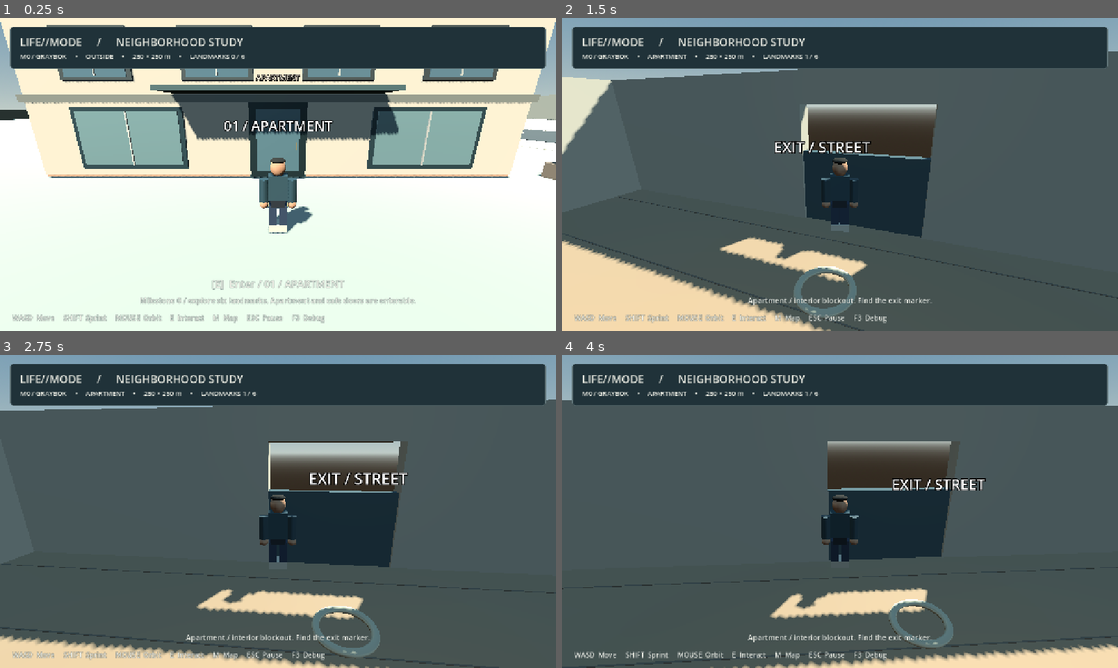
Above: before the commit, frames 1-4 (two rows, left to right).
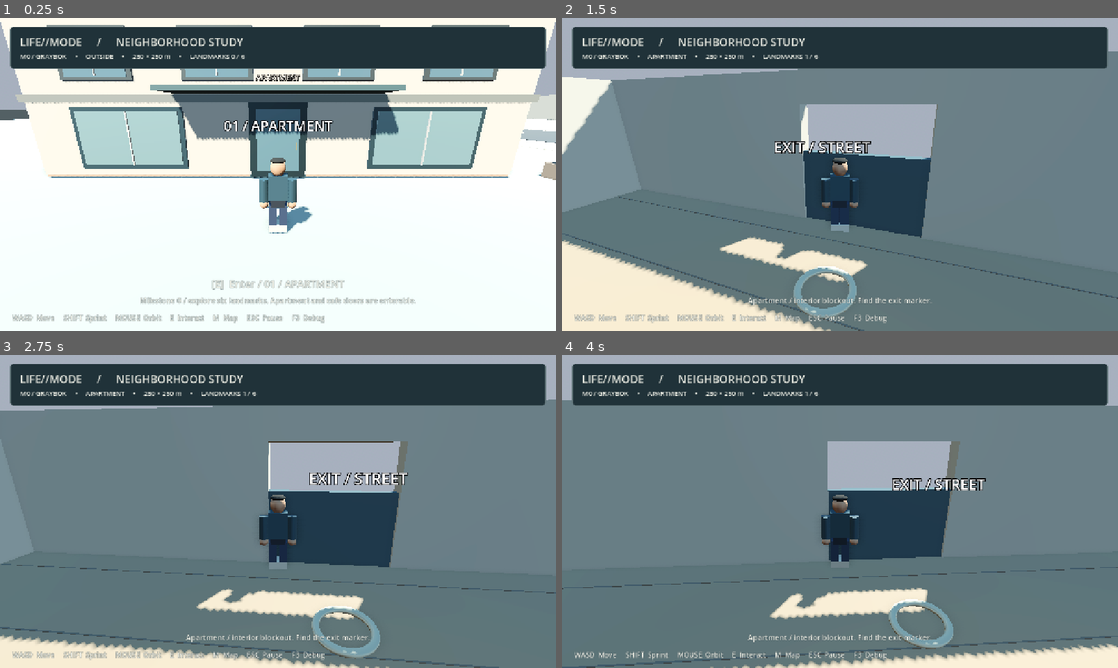
Above: after the commit, the same moments.

Repository: GarciJac000/Life-Simultor-
Game: Godot game, scene res://scenes/boot.tscn
Same seed, same stepped clock (60 frames per second), same inputs: the game is played once before the commit and once after it.
Inputs (mouse positions are in pixels of both pictures, inside the frame that each line leads up to):
- Up to frame 1 (0.25 s): no input
- Up to frame 2 (1.5 s): tap Enter at 0.5 s; move the mouse to (867, 174) at 0.52 s; hold E (interact) 0.53-1.28 s; hold W (move_forward) from 0.53 s (still down); move the mouse to (812, 174) at 1.27 s; tap Shift (sprint) at 1.35 s
- Up to frame 3 (2.75 s): keep holding W (move_forward); move the mouse to (289, 505) at 2.02 s; hold E (interact) from 2.03 s (still down)
- Up to frame 4 (4 s): keep holding W (move_forward); tap Space at 2.75 s; move the mouse to (834, 517) at 2.77 s; release E (interact) at 2.78 s; tap Shift (sprint) at 2.85 s; tap Enter at 3.5 s; move the mouse to (878, 514) at 3.52 s; hold E (interact) from 3.53 s (still down)

The runs differ from the first frame. In frame 1, 33% of the frame differs, in the area x 0-100%, y 0-69%; in frame 2, 80%; in frame 3, 82%; in frame 4, 83%, in the area x 0-100%, y 0-100%.

Commit message:
Apply semi-realistic visual polish to boot.tscn

Diff:
--- a/life-mode/scenes/boot.tscn
+++ b/life-mode/scenes/boot.tscn
@@ -3,8 +3,8 @@
 [ext_resource type="PackedScene" path="res://scenes/actors/player.tscn" id="2"]
 [ext_resource type="PackedScene" path="res://scenes/ui/hud.tscn" id="3"]
 [sub_resource type="ProceduralSkyMaterial" id="SkyMaterial"]
-sky_top_color = Color(0.37, 0.55, 0.68, 1)
-sky_horizon_color = Color(0.75, 0.8, 0.78, 1)
+sky_top_color = Color(0.3, 0.47, 0.65, 1)
+sky_horizon_color = Color(0.77, 0.82, 0.82, 1)
 ground_horizon_color = Color(0.75, 0.8, 0.78, 1)
 [sub_resource type="Sky" id="Sky"]
 sky_material = SubResource("SkyMaterial")
@@ -13,8 +13,18 @@
 sky = SubResource("Sky")
 ambient_light_source = 3
 ambient_light_color = Color(0.8, 0.85, 0.9, 1)
-ambient_light_energy = 0.65
+ambient_light_energy = 0.58
 reflected_light_source = 2
+tonemap_mode = 2
+ssao_enabled = true
+ssao_radius = 1.6
+ssao_intensity = 1.15
+ssil_enabled = true
+ssil_intensity = 0.55
+glow_enabled = true
+glow_intensity = 0.15
+fog_enabled = true
+fog_density = 0.0012
 [node name="LifeMode" type="Node3D"]
 script = ExtResource("1")
 [node name="WorldEnvironment" type="WorldEnvironment" parent="."]
@@ -22,7 +32,7 @@
 [node name="Sun" type="DirectionalLight3D" parent="."]
 rotation_degrees = Vector3(-48, -30, 0)
 light_color = Color(1, 0.91, 0.78, 1)
-light_energy = 1.4
+light_energy = 1.25
 shadow_enabled = true
 [node name="Player" parent="." instance=ExtResource("2")]
 [node name="HUD" parent="." instance=ExtResource("3")]
